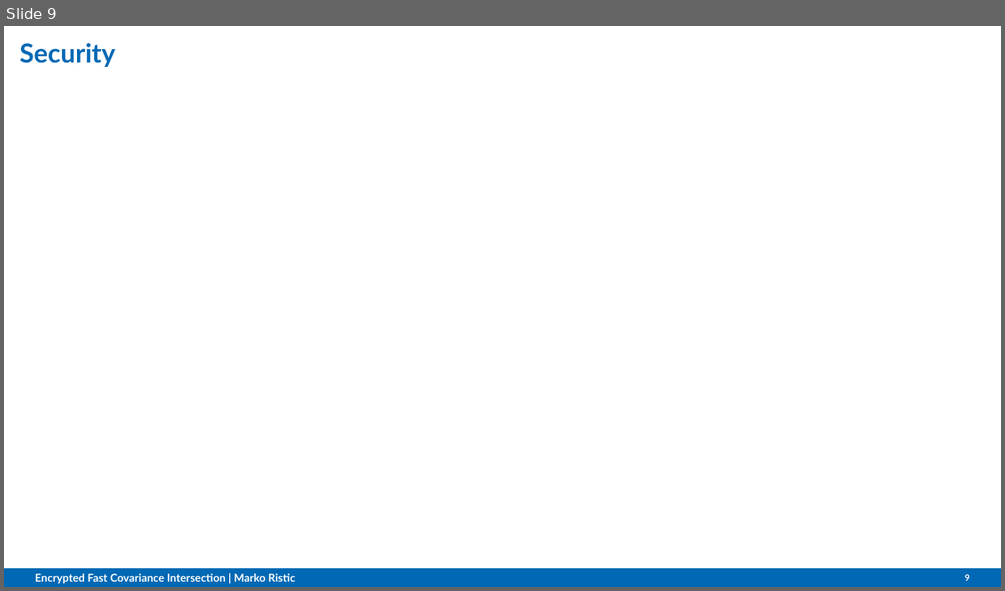
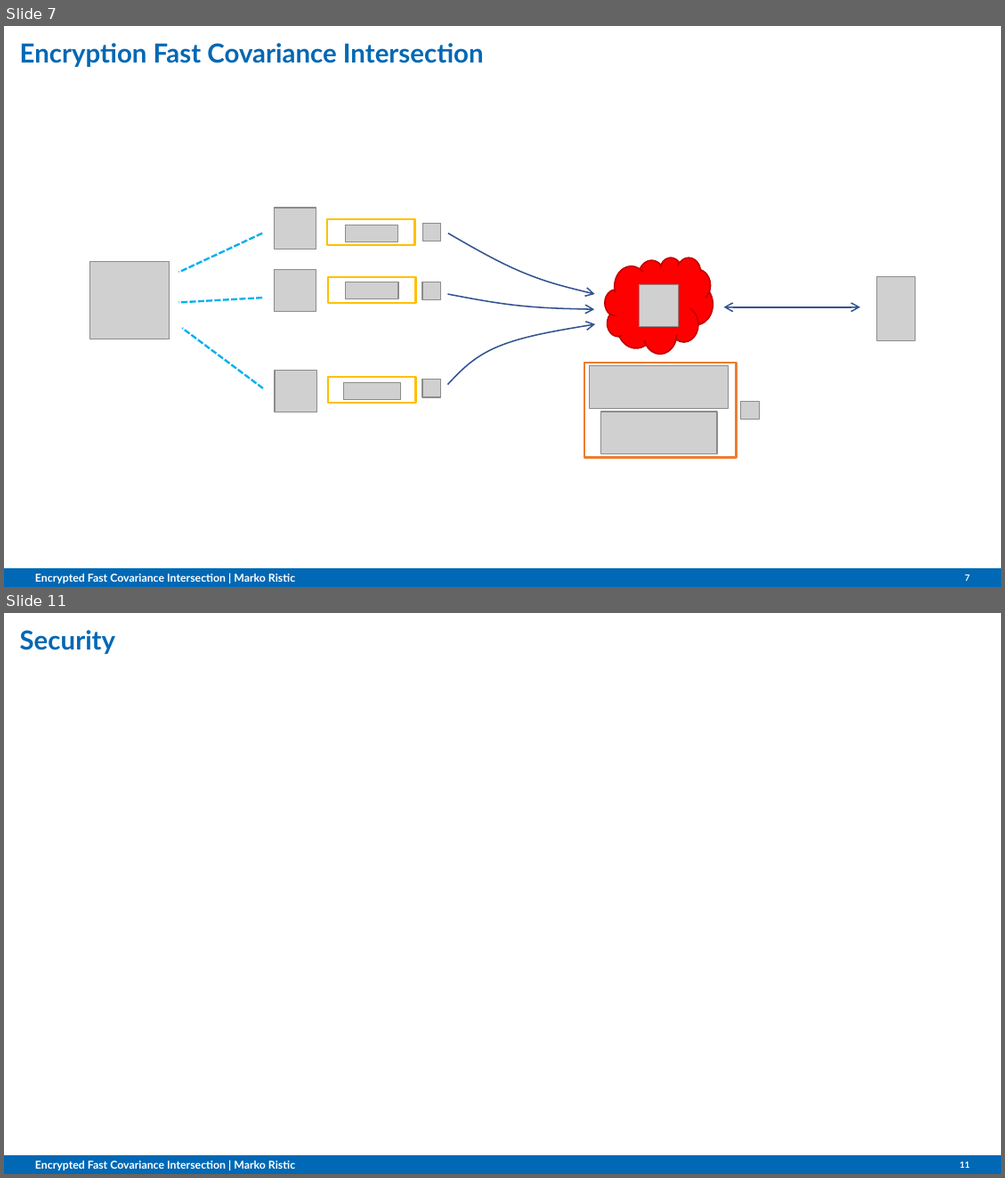
Before and after one commit to omubtcezq/PaillierFCI, a slide deck: presentation/MFI2022_marko_ristic.pptx. Shown one above the other, each under a label of ours: slide 9 before the commit, slides 7 and 11 after it; the slides between them are not shown. The pictures are 1005x591 and 1005x1178 pixels, drawn with LibreOffice and Linux fonts; fonts in the diff are those of the drawing; grey boxes stand for pictures; background and template pictures are left out. Boxes give left, top, right and bottom in pixels: in the first picture for what was removed or moved away, otherwise in the second. Text is boxed around its words. In the diff, an @@ line names an element or a change of style, - is before the commit and + after.

```diff
--- a/presentation/MFI2022_marko_ristic.pptx
+++ b/presentation/MFI2022_marko_ristic.pptx
@@ slide 7 added at [4, 26, 1001, 587], background #FFFFFF; not listed: 1 template element that a slide beside it also shows @@
@@ title added at [20, 43, 484, 67], 18.9 pt, text #0068B4, bold @@
+Encryption Fast Covariance Intersection
@@ group added at [89, 208, 915, 458]: 15 pictures, 4 freeform shapes, 4 rectangles, 3 lines, 1 cloud @@
@@ text added at [35, 573, 295, 583], 7.9 pt, text #FFFFFF, bold @@
+Encrypted Fast Covariance Intersection | Marko Ristic
@@ page number added at [964, 574, 970, 580], 6.3 pt, text #FFFFFF, bold @@
+7
@@ what was slide 9 is now slide 11 @@
@@ page number at [960, 1161, 970, 1167]: text changed @@
-9
+11
```
Also in this commit, not shown: 8 slides changed, 1 other slide added.
